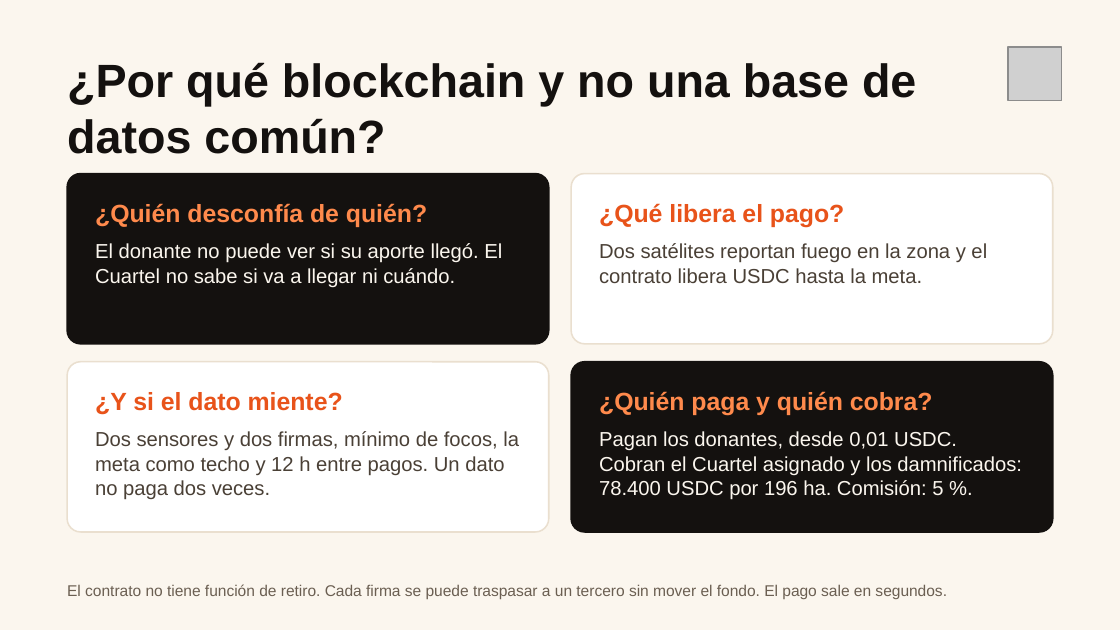
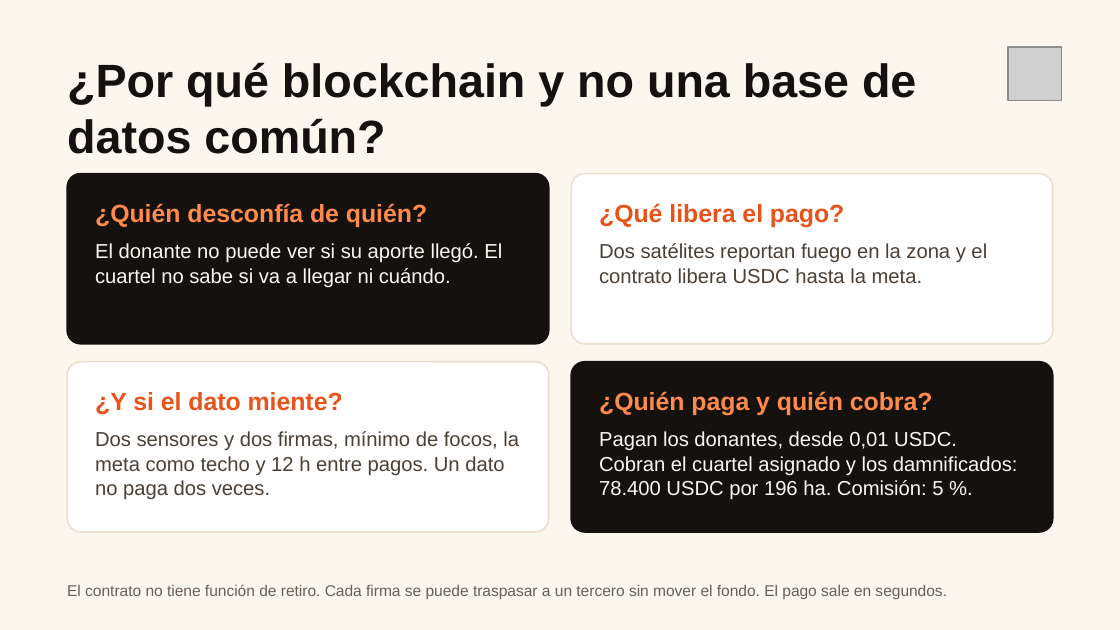
Before and after one commit to jfacundoayala/brasa, a slide deck: slide 4 of docs/presentacion/brasa-deck.pptx. Drawn at 1120x630 pixels with LibreOffice and Linux fonts; fonts in the diff are those of the drawing; grey boxes stand for pictures. Boxes give left, top, right and bottom in pixels: in the first picture for what was removed or moved away, otherwise in the second. Text is boxed around its words. In the diff, an @@ line names an element or a change of style, - is before the commit and + after.

```diff
--- a/docs/presentacion/brasa-deck.pptx
+++ b/docs/presentacion/brasa-deck.pptx
@@ text at [95,243,502,287]: text changed @@
-El donante no puede ver si su aporte llegó. El Cuartel no sabe si va a llegar ni cuándo.
+El donante no puede ver si su aporte llegó. El cuartel no sabe si va a llegar ni cuándo.
@@ text at [599,431,1017,500]: text changed @@
-Pagan los donantes, desde 0,01 USDC. Cobran el Cuartel asignado y los damnificados: 78.400 USDC por 196 ha. Comisión: 5 %.
+Pagan los donantes, desde 0,01 USDC. Cobran el cuartel asignado y los damnificados: 78.400 USDC por 196 ha. Comisión: 5 %.
```
Also in this commit, not shown: 3 other slides changed, 4 other files.
